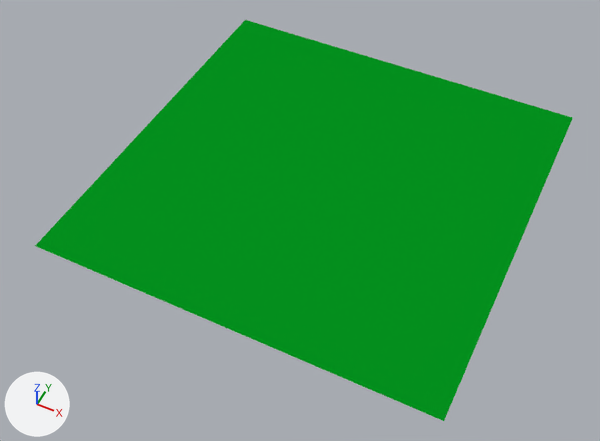
The Blender file Assets/Models/world_0_1.blend as it was, and as the next commit left it.
Both versions are drawn from a 50 mm camera at (90.5, -200.3, 221.3) aimed at (0.1, -19.7, -4.5). The lights are fixed; the arrows at lower left show +X, +Y and +Z.
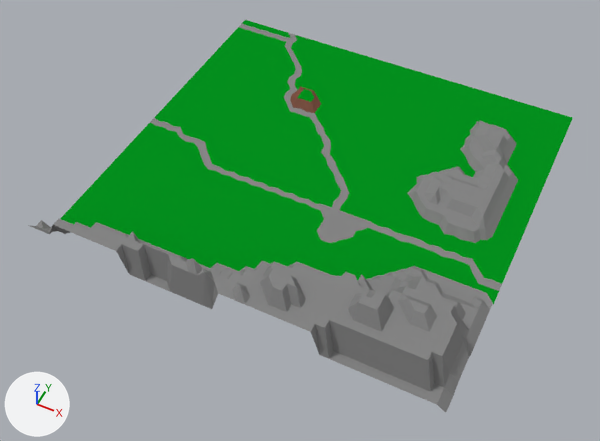
The change, as a diff of the scene's bpy script:
```diff
--- a/Assets/Models/world_0_1.blend.py
+++ b/Assets/Models/world_0_1.blend.py
@@ mat_dirt @@
+mat_dirt = diffuse_material('Dirt')
+mat_dirt.base_color = (0.195, 0.0823, 0.0561)  # brown #7a5143
@@ mat_road @@
+mat_road = diffuse_material('Road')
+mat_road.base_color = (0.238, 0.238, 0.238)  # grey #868686
@@ me_plane @@
 # used by ob_plane; location = (0.0, 0.0, 0.0)
-me_plane.from_pydata(...)  # 2401 vertices, 4608 faces; spans x -75.0..75.0, y -75.0..75.0, z 0.0
+me_plane.from_pydata(...)  # 2401 vertices, 4608 faces; spans x -75.0..75.0, y -75.0..75.0, z 0.0..23.0
+# me_plane part 1: 646 vertices moved from x -75.0..75.0, y -75.0..56.0, z 0.0 to x -75.0..75.0, y -75.0..56.0, z 0.0..23.0; 1 vertex removed from x 75.0, y -75.0, z 0.0; 1 vertex added at x 75.0, y -75.0, z 5.0
+# me_plane part 2: 29 vertices moved from x -50.0..6.0, y 0.0..69.0, z 0.0 to x -51.0..5.0, y 0.0..69.0, z 0.0..2.0
+# me_plane part 3: 20 faces spanning x -32.0..-19.0, y 30.0..44.0, z 0.0..2.0 switch from mat_grass (green #04921e) to mat_dirt (brown #7a5143)
+# me_plane part 4: 1425 faces spanning x -75.0..75.0, y -75.0..75.0, z 0.0..23.0 switch from mat_grass (green #04921e) to mat_road (grey #868686)
```

Pixel boxes (x1, y1, x2, y2) of what changed, in the pictures (600 x 441 px; the box of a moved part takes in the faces that stretch with it):
'Plane', reshaped: before (35, 20, 573, 421); after (28, 20, 573, 412)
part 1 of me_plane, moved or reshaped: before (35, 113, 518, 421); after (28, 113, 518, 412)
part 2 of me_plane, moved or reshaped: before (281, 37, 346, 191); after (281, 37, 346, 190)
part 3 of me_plane, recoloured: before (291, 87, 321, 113); after (290, 87, 321, 113)
part 4 of me_plane, recoloured (green to grey): (150, 24, 502, 291) in both
